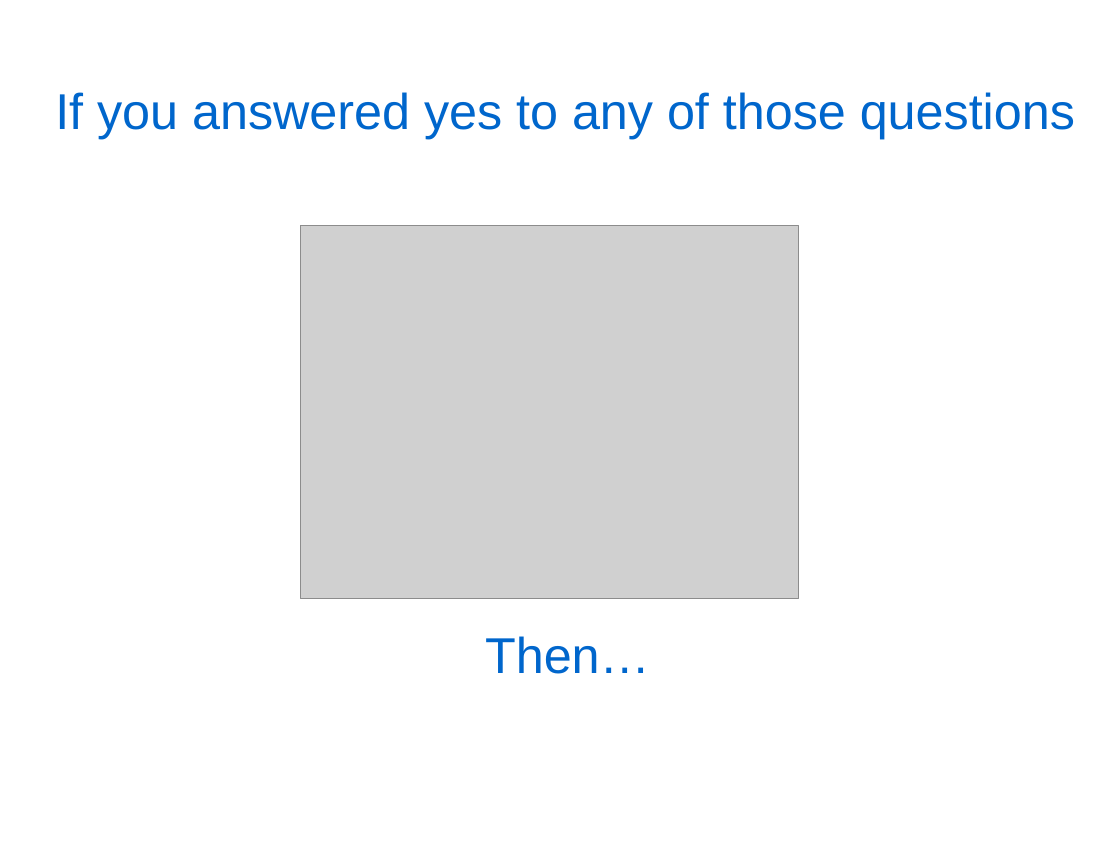
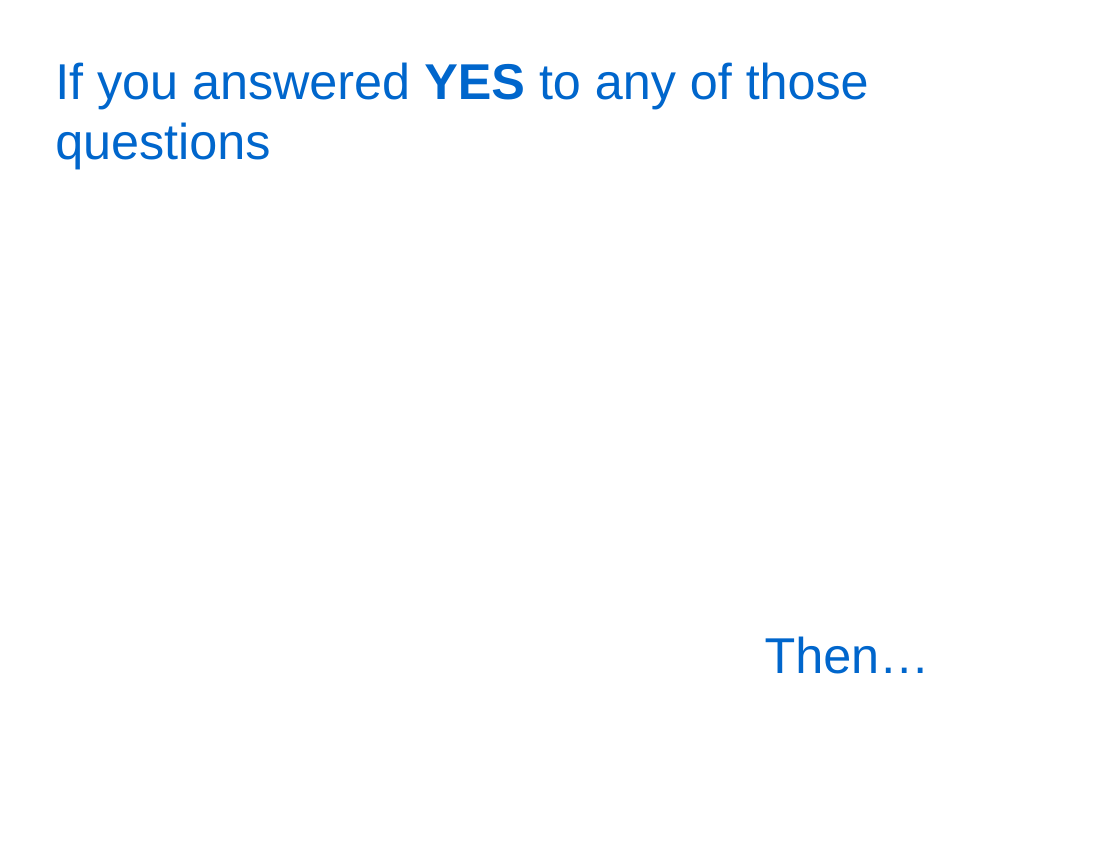
Before and after one commit to kburnell/TestDrivingASP.NETMVC, a slide deck: slide 8 of TestDrivingASP.NETMVC_Short.pptx (slide 9 before the commit). Drawn at 1120x853 pixels with LibreOffice and Linux fonts; fonts in the diff are those of the drawing; grey boxes stand for pictures; background and template pictures are left out. Boxes give left, top, right and bottom in pixels: in the first picture for what was removed or moved away, otherwise in the second. Text is boxed around its words. In the diff, an @@ line names an element or a change of style, - is before the commit and + after.

```diff
--- a/TestDrivingASP.NETMVC_Short.pptx
+++ b/TestDrivingASP.NETMVC_Short.pptx
@@ title at (x1=55, y1=62, x2=869, y2=169): text changed @@
-If you answered yes to any of those questions
+If you answered YES to any of those questions
@@ picture removed at (x1=301, y1=226, x2=799, y2=599) @@
@@ text "Then…" moved from (x1=485, y1=636, x2=650, y2=674) to (x1=765, y1=636, x2=930, y2=674) @@
```
Also in this commit, not shown: 16 other slides changed, 4 slides added, 8 slides removed, 6 other files.
